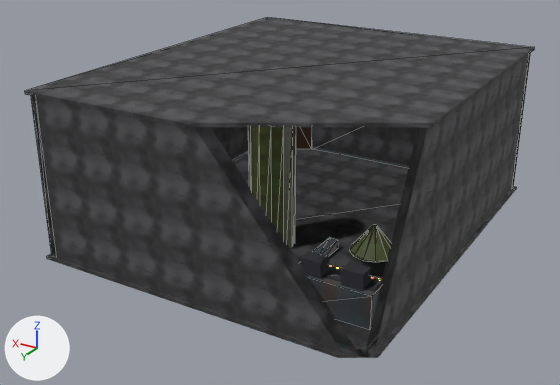
Two versions of the glTF model art/models/ep_tiro.glb, one commit apart.
Both versions are drawn from a camera (50 mm lens) standing at (-11.32, 20.43, 10.94) and looking at (0.57, 0.6, 1.03). Lighting does not change. The marker at lower left points along +X, +Y and +Z. The picture after the commit comes second. Mesh edges are drawn as thin lines on the coarser meshes. Everything nearer to the camera than a plane just in front of the edit is cut away. Vertices at exactly the same position are counted once.

In view in the first picture: 'concrete-col', 'flat.002', 'metal', 'metal-col', 'missile_skin', 'missile_skin-col', 'wood_dark'.
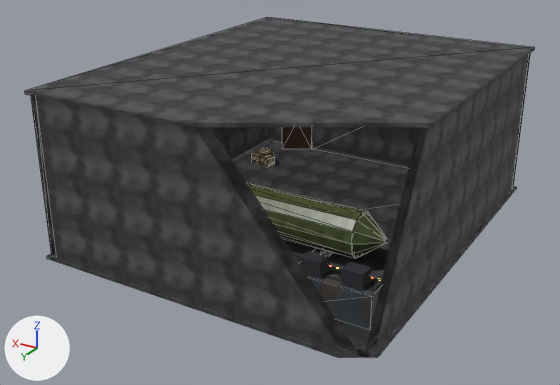
Changed parts and their boxes [x1, y1, x2, y2] in the pictures (560 x 385 px):
'missile_skin-col', turned: before [248, 127, 296, 248]; after [247, 183, 367, 258]
'missile_skin', reshaped: before [349, 225, 391, 262]; after [351, 211, 388, 258]

Diff of the bpy script that builds the scene:
```diff
--- a/art/models/ep_tiro.glb.py
+++ b/art/models/ep_tiro.glb.py
@@ me_missile_skin @@
 # used by ob_missile_skin; location = (0.0, 0.0, 0.0)
-me_missile_skin.from_pydata(...)  # 24 vertices, 44 faces; spans x -4.1..-2.7, y 1.3..2.7, z 0.6..1.4
+me_missile_skin.from_pydata(...)  # 24 vertices, 44 faces; spans x -3.8..-3.0, y 1.3..2.7, z 0.3..1.7
+# me_missile_skin part 1: 44 kept faces spanning x -3.8..-3.0, y 1.3..2.7, z 0.3..1.7 get new texture (UV) coordinates
+# edits to the shape of me_missile_skin do not show in these pictures
 me_missile_skin.materials.append(mat_missile_skin)
@@ me_missile_skin_col @@
 # used by ob_missile_skin_col; location = (0.0, 0.0, 0.0)
-me_missile_skin_col.from_pydata(...)  # 24 vertices, 44 faces; spans x -0.7..0.7, y 1.3..2.7, z -2.0..4.0
+me_missile_skin_col.from_pydata(...)  # 24 vertices, 44 faces; spans x -3.0..3.0, y 1.3..2.7, z 0.3..1.7
+# me_missile_skin_col part 2: the whole mesh is turned 90 degrees about the y axis through its middle
 me_missile_skin_col.materials.append(mat_missile_skin)
```
